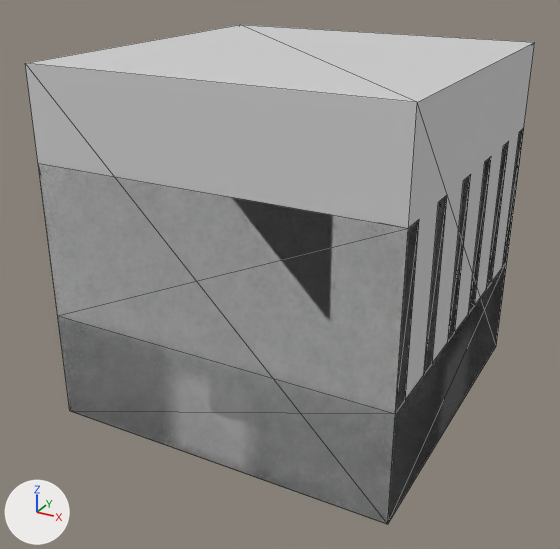
Two versions of the OBJ model assets/eln/model/passiveThermalDissipatorA/passivethermaldissipatora.obj, one commit apart.
Both versions are drawn from a 50 mm camera at (0.978, -1.901, 0.788) aimed at (-0.026, -0.076, -0.124). The lights are fixed; the arrows at lower left show +X, +Y and +Z. Mesh edges are drawn as thin lines. Where no turn or scale is listed for an object, it has been applied to the vertices. Vertices at the same position are counted once.

The first picture shows 'Minecraft_Block_Cube', 'main'.
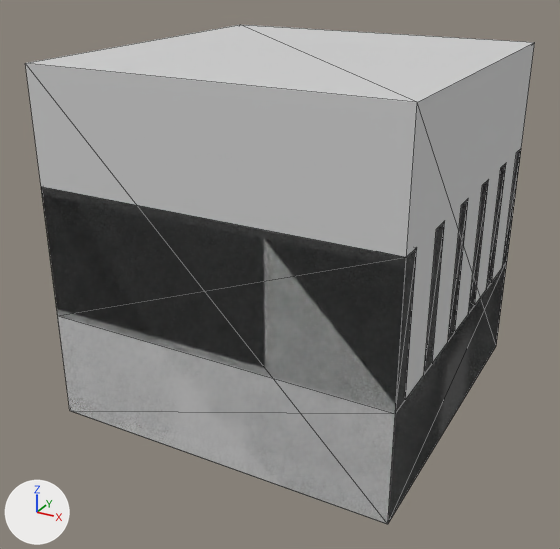
Scene script edits in JSON lines:
```json
{"block": "me_main", "where": "me_main.from_pydata(...)  # 52 vertices, 72 faces; spans x -0.5..0.5, y -0.5..0.5, z -0.5..0.25"}
{"block": "me_main", "where": "# used by ob_main; location = (0.0, 0.0, 0.0)"}
{"block": "me_main", "change": "me_main part 1: all 24 vertices in x -0.5..0.5, y -0.5..0.5, z 0.25 are moved by (0.0, 0.0, -0.062)"}
```

Where the change shows, as pixel boxes (x1, y1, x2, y2) in the pictures (560 x 549 px; the box of a moved part takes in the faces that stretch with it):
```json
{"object": "main", "change": "reshaped", "before": [38, 128, 524, 524], "after": [41, 149, 521, 524]}
{"part": 1, "of": "me_main", "change": "moved or reshaped", "before": [38, 128, 524, 413], "after": [41, 149, 521, 413]}
```
